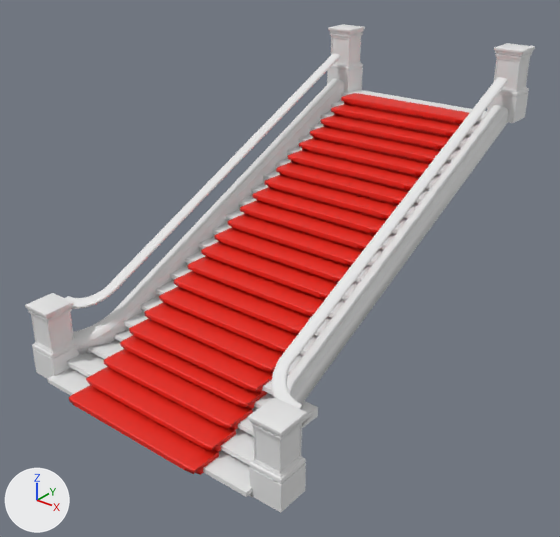
One commit to the Blender file CorsoBlender/stairs2.blend: the scene before it, then after it.
Before and after are seen from a camera (50 mm lens) standing at (39.2, -45.6, 34.4) and looking at (-0.1, 3.5, 4.0). Lighting does not change. The marker at lower left points along +X, +Y and +Z.

In view in the first picture: 'ColonneIniziali', 'RinghieraAlta', 'RinghieraBassa', 'colonneFinali', 'scaleInferiori', 'scaleSuperiori', 'scaleSuperiori.001', 'scaleSuperiori.002'.
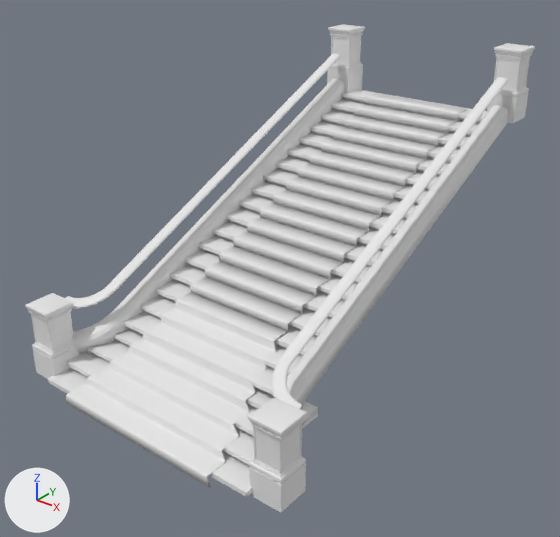
Boxes [x1, y1, x2, y2] around the edits, measured in the pictures (560 x 537 px):
'scaleSuperiori.001', deleted (red)
    before: [129, 93, 469, 394]
'Plane', added
    after: [190, 93, 467, 332]
'Plane.001', added
    after: [65, 292, 287, 488]
'scaleSuperiori.002', deleted (red)
    before: [69, 335, 267, 475]
'scaleSuperiori', unchanged, uncovered by the edit
    before: [124, 89, 487, 395]
    after: [124, 90, 487, 395]

The change, as a list of edits to the scene's bpy script:
```text
Add me_plane_003:
    me_plane_003.from_pydata(...)  # 108 vertices, 53 faces; spans x -1.06..1.06, y -1.0..11.45, z -0.91..5.29
    me_plane_003.polygons.foreach_set('use_smooth', [True] * 53)
Add me_plane_001:
    me_plane_001.from_pydata([(-1.0, -1.0, -0.81), (1.0, -1.0, -0.81), (-1.0, -2.95, -1.65), (1.0, -2.95, -1.65), (-1.0, -2.95, -0.99), (-1.0, -2.77, -0.81), (-1.0, -2.94, -0.92), (-1.0, -2.9, -0.86), (-1.0, -2.84, -0.82), (1.0, -2.77, -0.81), (1.0, -2.95, -0.99), (1.0, -2.84, -0.82), (1.0, -2.9, -0.86), (1.0, -2.94, -0.92)], [], [(1, 0, 5, 9), (4, 10, 13, 6), (6, 13, 12, 7), (7, 12, 11, 8), (8, 11, 9, 5), (10, 4, 2, 3)])
    me_plane_001.polygons.foreach_set('use_smooth', [True] * 6)
Remove ob_scalesuperiori_001:
    ob_scalesuperiori_001 = bpy.data.objects.new('scaleSuperiori.001', me_cube_008)
    ob_scalesuperiori_001.location = (0.0, -6.94, 0.18)
    ob_scalesuperiori_001.scale = (6.4, 0.954, -0.366)
    _m = ob_scalesuperiori_001.modifiers.new('Bevel2', 'BEVEL')
    _m.width = 3.0
    _m.width_pct = 3.0
    _m = ob_scalesuperiori_001.modifiers.new('Array', 'ARRAY')
    _m.count = 18
    _m.relative_offset_displace = (0.0, 0.75, -1.0)
    _m = ob_scalesuperiori_001.modifiers.new('Solidify', 'SOLIDIFY')
    _m.thickness = -0.13
Remove ob_scalesuperiori_002:
    ob_scalesuperiori_002 = bpy.data.objects.new('scaleSuperiori.002', me_cube_010)
    ob_scalesuperiori_002.location = (-0.02, -13.72, -3.18)
    ob_scalesuperiori_002.scale = (6.4, 1.0, -0.366)
    _m = ob_scalesuperiori_002.modifiers.new('Bevel2', 'BEVEL')
    _m.width = 3.0
    _m.width_pct = 3.0
    _m = ob_scalesuperiori_002.modifiers.new('Array', 'ARRAY')
    _m.count = 4
    _m.relative_offset_displace = (0.0, 0.75, -1.0)
    _m = ob_scalesuperiori_002.modifiers.new('Solidify', 'SOLIDIFY')
    _m.thickness = -0.13
Add ob_plane_001:
    ob_plane_001 = bpy.data.objects.new('Plane.001', me_plane_003)
    ob_plane_001.location = (0.0, -13.96, -3.02)
    ob_plane_001.scale = (7.75, 1.0, 1.0)
    _m = ob_plane_001.modifiers.new('Solidify', 'SOLIDIFY')
    _m.thickness = 0.11
    _m.offset = -0.712
Add ob_plane:
    ob_plane = bpy.data.objects.new('Plane', me_plane_001)
    ob_plane.location = (0.0, 0.44, 3.87)
    ob_plane.scale = (-5.49, 1.0, 1.0)
    _m = ob_plane.modifiers.new('Solidify', 'SOLIDIFY')
    _m.thickness = 0.05
    _m = ob_plane.modifiers.new('Array', 'ARRAY')
    _m.count = 15
    _m.relative_offset_displace = (0.0, 1.0, 1.0)
```
